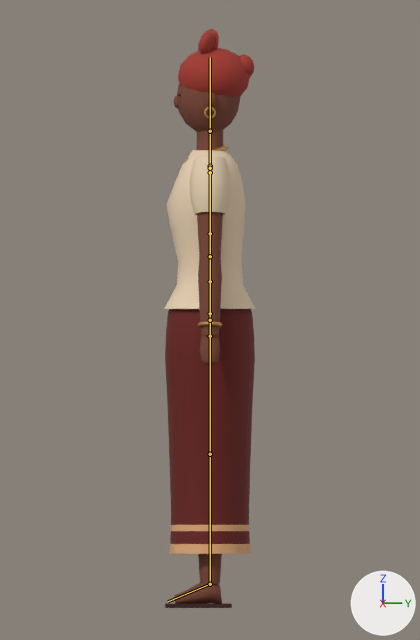
Before and after pictures for a commit that changed the Blender file blender/characters/player_character.blend.
Both versions are drawn from the file's camera 'Camera'. The axes (+X, +Y, +Z) are drawn at lower right. The lights are the same throughout. The older version comes first. The bones that bend it are drawn over the model as lines.

Objects in the first picture: 'Body'.
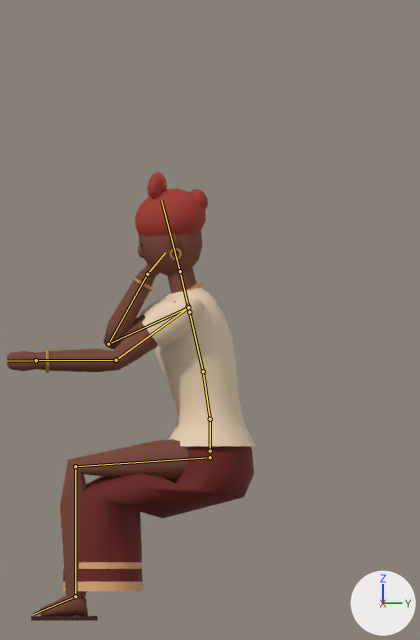
The newer file adds an action. The first version stands in its rest pose; the second is drawn at frame 29 of the action 'eat'.

The change, as a list of edits to the scene's bpy script:
```text
Change bone_hips:
    where bone_hips = bpy.data.objects['Armature'].pose.bones['Hips']
    bone_hips.location: (0.0, 0.0, 0.0) -> (0.0, -0.43, 0.0)
Change bone_spine:
    where bone_spine = bpy.data.objects['Armature'].pose.bones['Spine']  # child of 'Hips'
    bone_spine.rotation_quaternion: (1.0, 0.0, 0.0, 0.0) -> (0.998, 0.07, 0.0, 0.0)  # degrees (0, 0, 0) -> degrees (8, 0, 0)
Change bone_chest:
    where bone_chest = bpy.data.objects['Armature'].pose.bones['Chest']  # child of 'Spine'
    bone_chest.rotation_quaternion: (1.0, 0.0, 0.0, 0.0) -> (0.999, 0.044, 0.0, 0.0)  # degrees (0, 0, 0) -> degrees (5, 0, 0)
Change bone_head:
    where bone_head = bpy.data.objects['Armature'].pose.bones['Head']  # child of 'Neck'
    bone_head.rotation_quaternion: (1.0, 0.0, 0.0, 0.0) -> (1.0, 0.012, 0.0, 0.0)  # degrees (0, 0, 0) -> degrees (1, 0, 0)
Change bone_leftupperarm:
    where bone_leftupperarm = bpy.data.objects['Armature'].pose.bones['LeftUpperArm']  # child of 'LeftShoulder'
    bone_leftupperarm.rotation_quaternion: (1.0, 0.0, 0.0, 0.0) -> (0.832, -0.553, -0.039, -0.019)  # degrees (0, 0, 0) -> degrees (-67, -5, 1)
Change bone_leftlowerarm:
    where bone_leftlowerarm = bpy.data.objects['Armature'].pose.bones['LeftLowerArm']  # child of 'LeftUpperArm'
    bone_leftlowerarm.rotation_quaternion: (1.0, 0.0, 0.0, 0.0) -> (0.951, -0.303, -0.043, -0.043)  # degrees (0, 0, 0) -> degrees (-35, -6, -3)
Change bone_rightupperarm:
    where bone_rightupperarm = bpy.data.objects['Armature'].pose.bones['RightUpperArm']  # child of 'RightShoulder'
    bone_rightupperarm.rotation_quaternion: (1.0, 0.0, 0.0, 0.0) -> (0.714, -0.622, -0.273, 0.171)  # degrees (0, 0, 0) -> degrees (-85, -10, 36)
Change bone_rightlowerarm:
    where bone_rightlowerarm = bpy.data.objects['Armature'].pose.bones['RightLowerArm']  # child of 'RightUpperArm'
    bone_rightlowerarm.rotation_quaternion: (1.0, 0.0, 0.0, 0.0) -> (0.292, -0.938, 0.134, 0.132)  # degrees (0, 0, 0) -> degrees (-147, 19, -11)
Change bone_righthand:
    where bone_righthand = bpy.data.objects['Armature'].pose.bones['RightHand']  # child of 'RightLowerArm'
    bone_righthand.rotation_quaternion: (1.0, 0.0, 0.0, 0.0) -> (0.991, -0.128, 0.019, 0.019)  # degrees (0, 0, 0) -> degrees (-15, 2, 2)
Change bone_leftupperleg:
    where bone_leftupperleg = bpy.data.objects['Armature'].pose.bones['LeftUpperLeg']  # child of 'Hips'
    bone_leftupperleg.rotation_quaternion: (1.0, 0.0, 0.0, 0.0) -> (0.731, -0.682, 0.008, 0.008)  # degrees (0, 0, 0) -> degrees (-86, 1, 0)
Change bone_leftlowerleg:
    where bone_leftlowerleg = bpy.data.objects['Armature'].pose.bones['LeftLowerLeg']  # child of 'LeftUpperLeg'
    bone_leftlowerleg.rotation_quaternion: (1.0, 0.0, 0.0, 0.0) -> (0.731, 0.682, -0.008, -0.008)  # degrees (0, 0, 0) -> degrees (86, 0, -1)
Change bone_rightupperleg:
    where bone_rightupperleg = bpy.data.objects['Armature'].pose.bones['RightUpperLeg']  # child of 'Hips'
    bone_rightupperleg.rotation_quaternion: (1.0, 0.0, 0.0, 0.0) -> (0.731, -0.682, -0.008, -0.008)  # degrees (0, 0, 0) -> degrees (-86, -1, 0)
Change bone_rightlowerleg:
    where bone_rightlowerleg = bpy.data.objects['Armature'].pose.bones['RightLowerLeg']  # child of 'RightUpperLeg'
    bone_rightlowerleg.rotation_quaternion: (1.0, 0.0, 0.0, 0.0) -> (0.731, 0.682, 0.008, 0.008)  # degrees (0, 0, 0) -> degrees (86, 0, 1)
```

Location of each change, (x1, y1, x2, y2) in pixels of the pictures (420 x 640 px):
'Body', posed (169% wider, 22% shorter): before (164, 29, 256, 608); after (7, 172, 256, 621)
bone 'Hips', root to tip: before (210, 313) to (210, 281); after (210, 451) to (210, 419)
bone 'Spine', root to tip: before (210, 281) to (210, 233); after (210, 419) to (203, 371)
bone 'Chest', root to tip: before (210, 233) to (210, 166); after (203, 371) to (188, 306)
bone 'Head', root to tip: before (210, 131) to (210, 57); after (180, 271) to (161, 200)
bone 'LeftUpperArm', root to tip: before (210, 168) to (210, 256); after (188, 307) to (116, 360)
bone 'LeftLowerArm', root to tip: before (210, 256) to (210, 336); after (116, 360) to (36, 360)
bone 'RightUpperArm', root to tip: before (210, 168) to (210, 256); after (188, 307) to (108, 344)
bone 'RightLowerArm', root to tip: before (210, 256) to (210, 336); after (108, 344) to (147, 274)
bone 'RightHand', root to tip: before (210, 336) to (210, 364); after (147, 274) to (165, 252)
bone 'LeftUpperLeg', root to tip: before (210, 320) to (210, 454); after (210, 457) to (75, 466)
bone 'LeftLowerLeg', root to tip: before (210, 454) to (210, 584); after (75, 466) to (75, 596)
bone 'RightUpperLeg', root to tip: before (210, 320) to (210, 454); after (210, 457) to (75, 466)
bone 'RightLowerLeg', root to tip: before (210, 454) to (210, 584); after (75, 466) to (75, 596)
